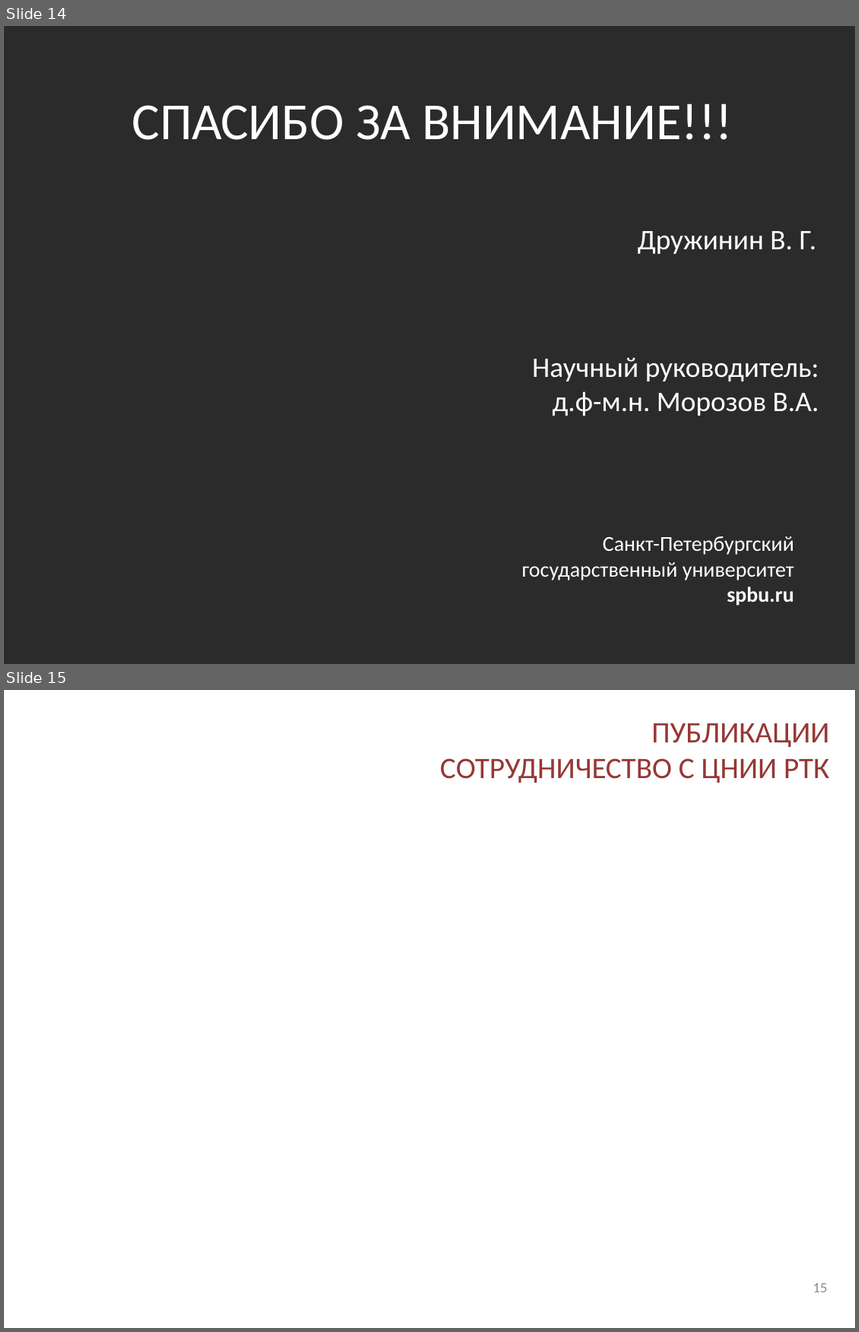
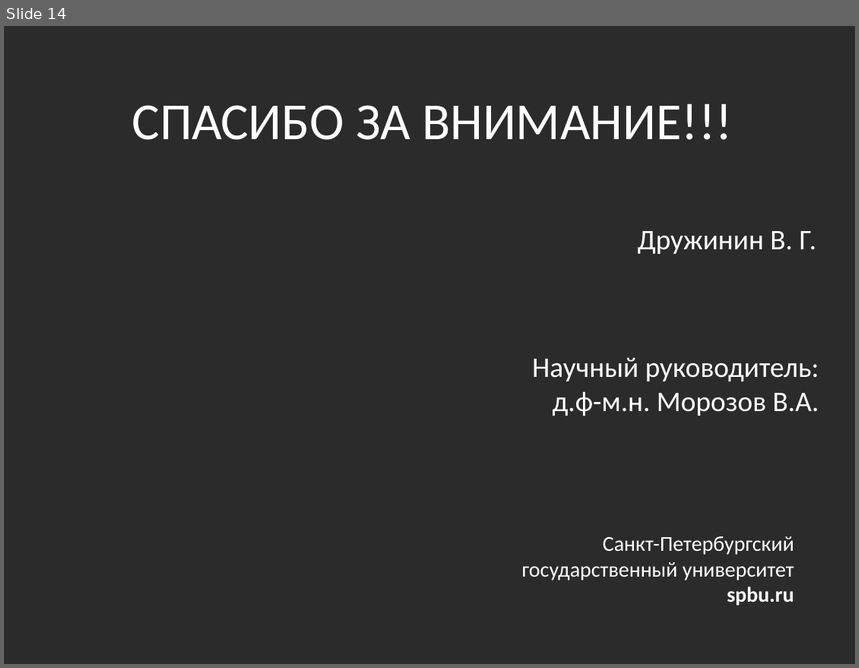
Before and after one commit to IgVaCompany/MyWorks, a slide deck: Dissertacia/MyWork/DocWork/Модель деформируемого объекта управления.pptx. Shown one above the other, each under a label of ours: slides 14 and 15 before the commit, slide 14 after it. The pictures are 859x1332 and 859x668 pixels, drawn with LibreOffice and Linux fonts; fonts in the diff are those of the drawing; background and template pictures are left out; a plain dark background stands for a picture behind light text. Boxes give left, top, right and bottom in pixels: in the first picture for what was removed or moved away, otherwise in the second. Text is boxed around its words. In the diff, an @@ line names an element or a change of style, - is before the commit and + after.

```diff
--- a/Dissertacia/MyWork/DocWork/Модель деформируемого объекта управления.pptx
+++ b/Dissertacia/MyWork/DocWork/Модель деформируемого объекта управления.pptx
@@ slide 15 removed at (4,690,855,1328), background picture (left out) @@
@@ title removed at (440,723,829,783) @@
-ПУБЛИКАЦИИ
-СОТРУДНИЧЕСТВО С ЦНИИ РТК
@@ page number removed at (813,1284,828,1293) @@
-15
```
Also in this commit, not shown: 2 slides changed, 1 other file.
